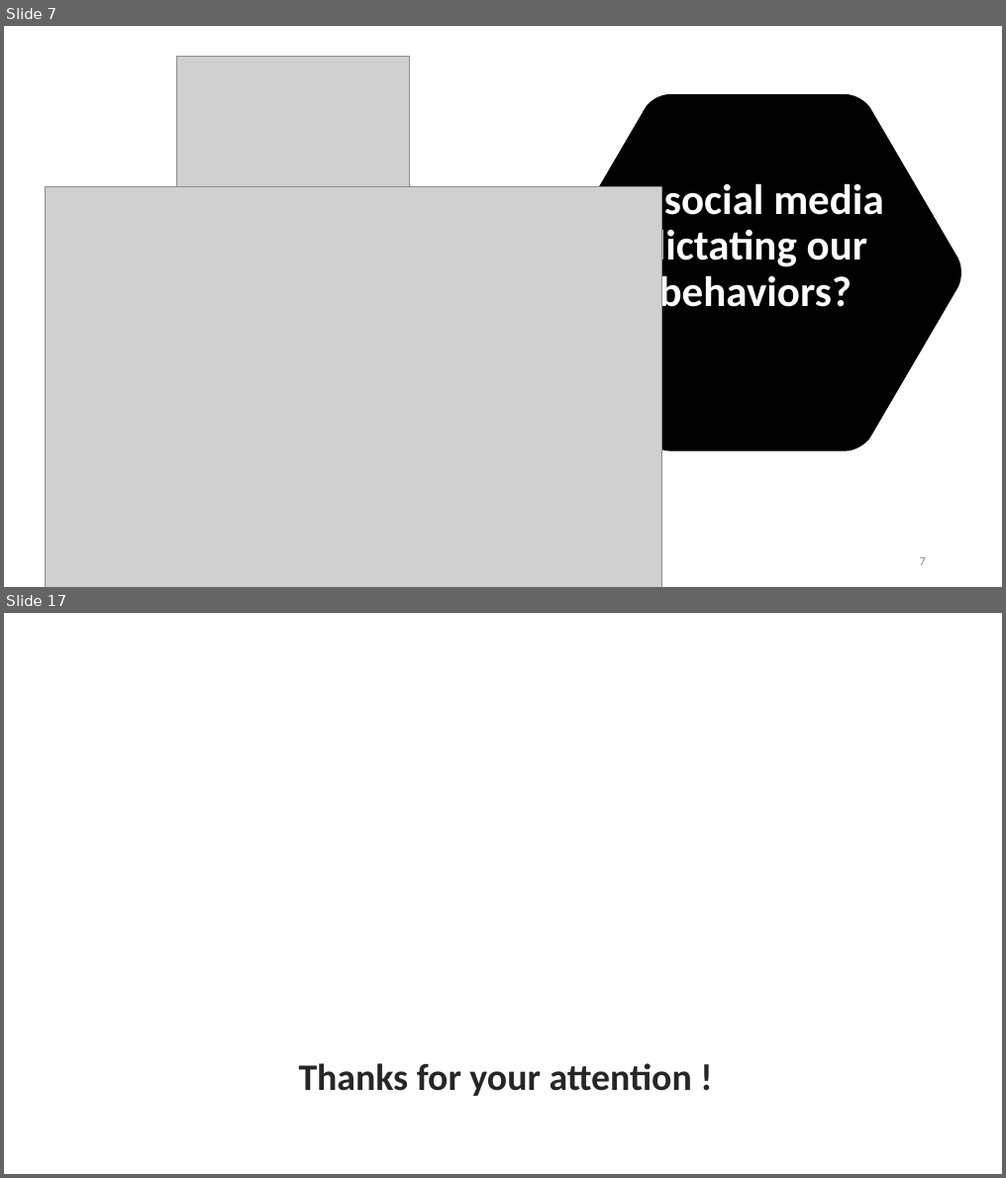
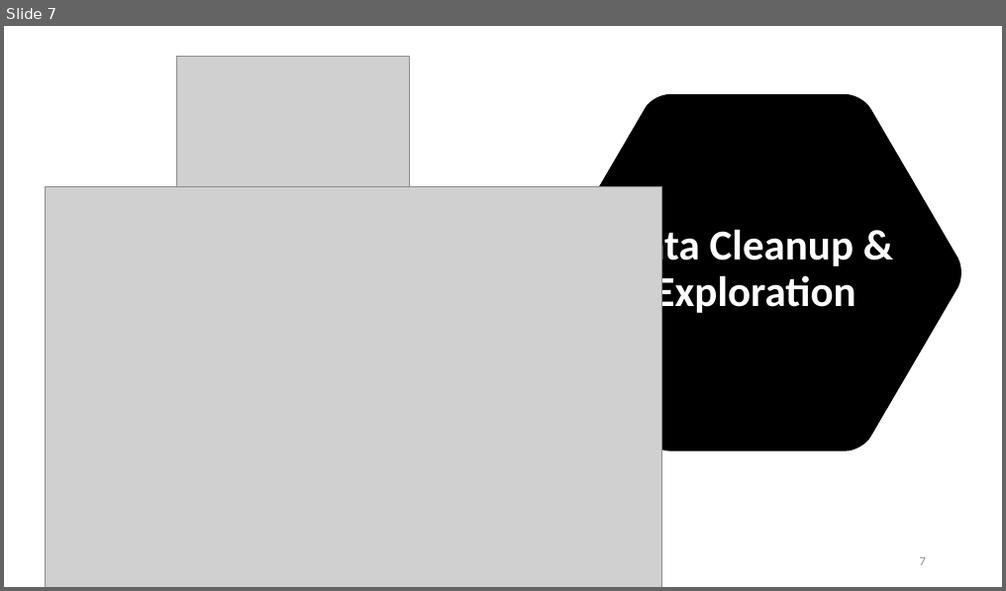
Before and after one commit to stephen823/Group_Project_1-How-Does-Social-Media-Impact-Our-Live, a slide deck: 002 - Deliverables/Social_Media_v0.01.pptx. Shown one above the other, each under a label of ours: slides 7 and 17 before the commit, slide 7 after it; the slides between them are not shown. The pictures are 1006x1178 and 1006x591 pixels, drawn with LibreOffice and Linux fonts; fonts in the diff are those of the drawing; grey boxes stand for pictures; background and template pictures are left out. Boxes give left, top, right and bottom in pixels: in the first picture for what was removed or moved away, otherwise in the second. Text is boxed around its words. In the diff, an @@ line names an element or a change of style, - is before the commit and + after.

```diff
--- a/002 - Deliverables/Social_Media_v0.01.pptx
+++ b/002 - Deliverables/Social_Media_v0.01.pptx
@@ slide 17 removed at (4,613,1002,1174), background picture (left out) @@
@@ rectangle removed at (4,1049,1002,1109) @@
@@ line removed from (4, 1042) to (1002, 1042) @@
@@ title removed at (299,1063,692,1096) @@
-Thanks for your attention !
@@ line removed from (4, 1115) to (1002, 1115) @@
@@ page number removed at (709,1134,934,1163) @@
-17
@@ slide 7 changed as well @@
@@ title at (617,225,856,317): text changed @@
-Is social media dictating our behaviors?
+Data Cleanup & Exploration
```
Also in this commit, not shown: 4 other slides changed, 14 slides added, 13 other slides removed, 3 other files.
